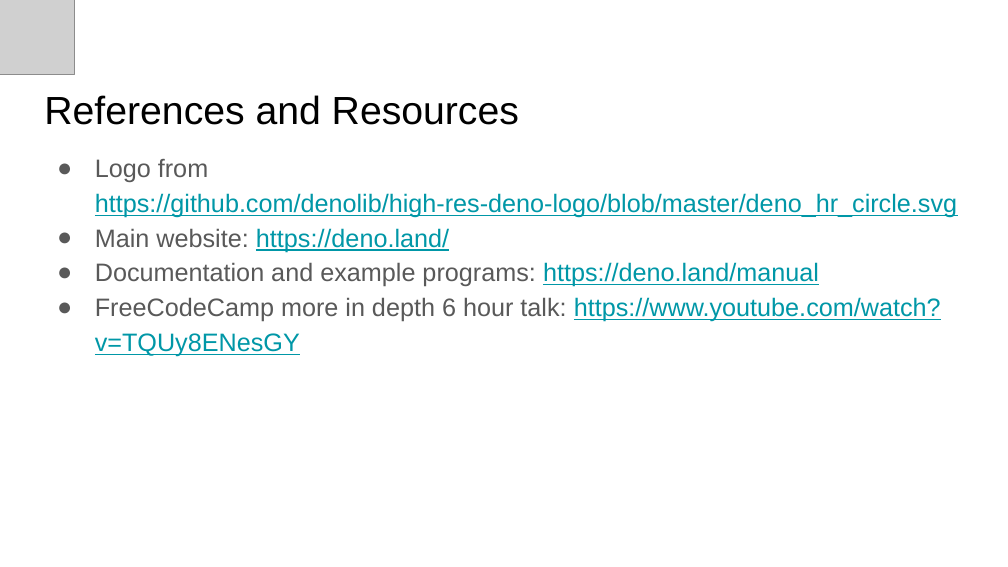
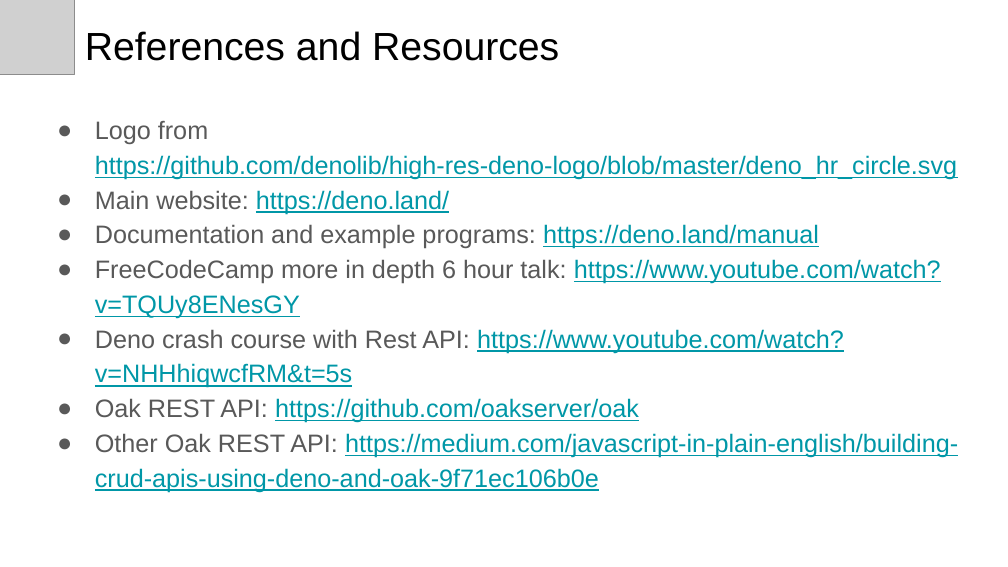
Before and after one commit to michaelachrisco/deno-developer-talk, a slide deck: slide 9 of Introduction to Deno.pptx (slide 8 before the commit). Drawn at 1008x567 pixels with LibreOffice and Linux fonts; fonts in the diff are those of the drawing; grey boxes stand for pictures. Boxes give left, top, right and bottom in pixels: in the first picture for what was removed or moved away, otherwise in the second. Text is boxed around its words. In the diff, an @@ line names an element or a change of style, - is before the commit and + after.

Commit message:
DENO todo app (#10)
* feature(deno-oak-route): throw in routes

* feature(deno-oak-todo): Color console

* feature(deno-oak-todo): todo controller and routes

* feature(deno-oak-todo): todos with stubs

* feature(deno-oak-todo): todo by id

* feature(deno-oak-todo): Update todos

* feature(deno-oak-todo): Complete API with stubs

* feature(deno-oak-todo): README

* feature(deno-oak-todo): not found and logger within API.

```diff
--- a/Introduction to Deno.pptx
+++ b/Introduction to Deno.pptx
@@ title "References and Resources": place and size @@
-title "References and Resources" at (44,95,519,125)
+title "References and Resources" at (85,31,559,61)
@@ text "Logo from https://github.com/denolib/high-res-deno-logo/blob ...": place and size @@
-text "Logo from https://github.com/denolib/high-res-deno-logo/blob ..." at (95,159,957,357)
+text "Logo from https://github.com/denolib/high-res-deno-logo/blob ..." at (95,121,958,492)
@@ text at (95,329,958,492): paragraphs added @@
+● Deno crash course with Rest API: https://www.youtube.com/watch?v=NHHhiqwcfRM&t=5s
+● Oak REST API: https://github.com/oakserver/oak
+● Other Oak REST API: https://medium.com/javascript-in-plain-english/building-crud-apis-using-deno-and-oak-9f71ec106b0e
```
Also in this commit, not shown: 2 slides added, 1 slide removed, 9 other files.
